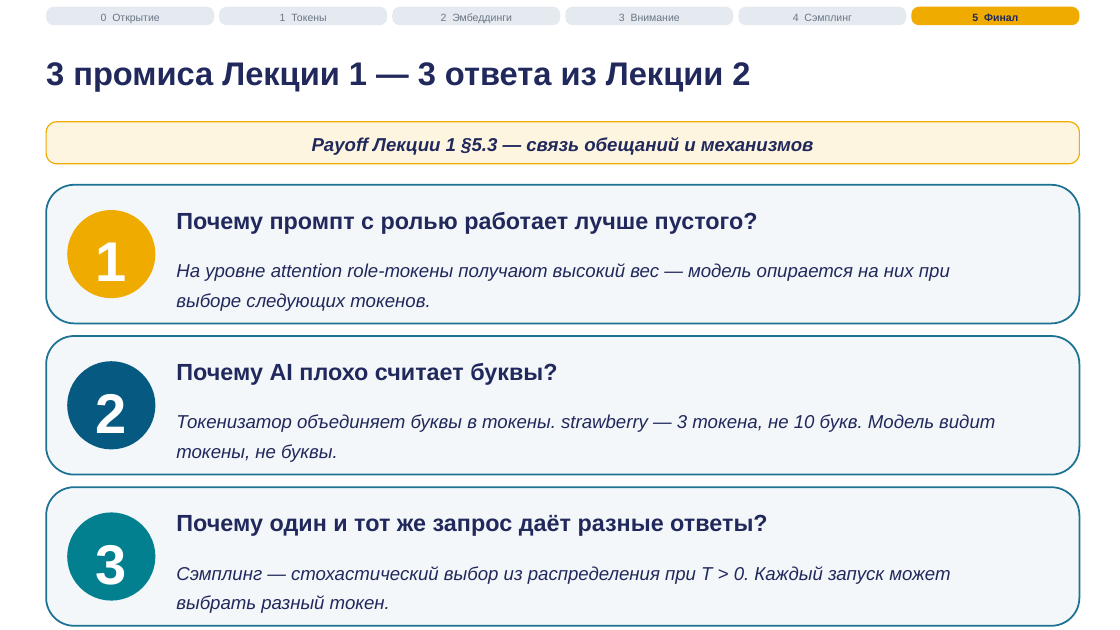
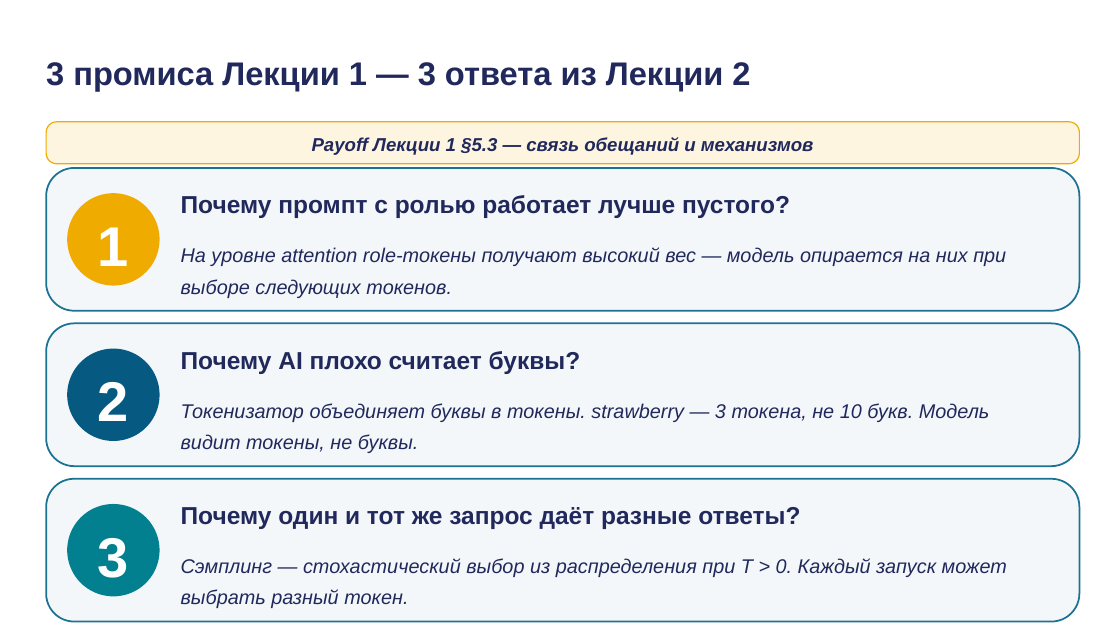
Before and after one commit to tellina-study/AI-usage-lessons, a slide deck: slide 28 of library/lectures/lec-02/rendered/lec-02.pptx (slide 24 before the commit). Drawn at 1120x630 pixels with LibreOffice and Linux fonts; fonts in the diff are those of the drawing. Boxes give left, top, right and bottom in pixels: in the first picture for what was removed or moved away, otherwise in the second. Text is boxed around its words. In the diff, an @@ line names an element or a change of style, - is before the commit and + after.

```diff
--- a/library/lectures/lec-02/rendered/lec-02.pptx
+++ b/library/lectures/lec-02/rendered/lec-02.pptx
@@ rounded rectangle removed at [46, 7, 214, 25] @@
@@ text removed at [101, 14, 159, 23] @@
-0 Открытие
@@ rounded rectangle removed at [219, 7, 387, 25] @@
@@ text removed at [280, 14, 326, 21] @@
-1 Токены
@@ rounded rectangle removed at [392, 7, 560, 25] @@
@@ text removed at [441, 13, 512, 23] @@
-2 Эмбеддинги
@@ rounded rectangle removed at [565, 7, 734, 25] @@
@@ text removed at [619, 14, 680, 21] @@
-3 Внимание
@@ rounded rectangle removed at [739, 7, 907, 25] @@
@@ text removed at [793, 14, 852, 21] @@
-4 Сэмплинг
@@ rounded rectangle removed at [912, 7, 1080, 25] @@
@@ text removed at [972, 13, 1018, 21] @@
-5 Финал
@@ proportions changed in 3 elements at [46, 479, 1080, 622], [46, 323, 1080, 466], [46, 168, 1080, 311] @@
@@ rounded rectangle: place and size @@
-rounded rectangle at [46, 185, 1080, 323]
+rounded rectangle at [46, 168, 1080, 311]
@@ text "1": place and size @@
-text "1" at [96, 242, 127, 281]
+text "1" at [98, 227, 129, 266]
@@ rounded rectangle: place and size @@
-rounded rectangle at [67, 210, 155, 298]
+rounded rectangle at [67, 193, 160, 286]
@@ size 20 to 21 pt in 3 elements at [181, 507, 800, 529], [181, 351, 581, 374], [181, 195, 790, 218] @@
@@ text "Почему промпт с ролью работает ...": place and size @@
-text "Почему промпт с ролью работает ..." at [176, 212, 758, 234]
+text "Почему промпт с ролью работает ..." at [181, 195, 790, 218]
@@ size 16 to 17 pt in 3 elements at [181, 558, 1007, 608], [181, 403, 990, 453], [181, 247, 1006, 298] @@
@@ text "На уровне attention role-токены получают ...": place and size @@
-text "На уровне attention role-токены получают ..." at [176, 263, 950, 311]
+text "На уровне attention role-токены получают ..." at [181, 247, 1006, 298]
@@ rounded rectangle: place and size @@
-rounded rectangle at [46, 336, 1080, 475]
+rounded rectangle at [46, 323, 1080, 466]
@@ text "2": place and size @@
-text "2" at [96, 394, 127, 433]
+text "2" at [98, 382, 129, 421]
@@ rounded rectangle: place and size @@
-rounded rectangle at [67, 361, 155, 450]
+rounded rectangle at [67, 349, 160, 441]
@@ text "Почему AI плохо считает буквы?": place and size @@
-text "Почему AI плохо считает буквы?" at [176, 363, 557, 385]
+text "Почему AI плохо считает буквы?" at [181, 351, 581, 374]
@@ text "Токенизатор объединяет буквы в токены. ...": place and size @@
-text "Токенизатор объединяет буквы в токены. ..." at [176, 414, 995, 462]
+text "Токенизатор объединяет буквы в токены. ..." at [181, 403, 990, 453]
@@ rounded rectangle: place and size @@
-rounded rectangle at [46, 487, 1080, 626]
+rounded rectangle at [46, 479, 1080, 622]
@@ text "3": place and size @@
-text "3" at [96, 545, 127, 585]
+text "3" at [98, 538, 129, 578]
@@ rounded rectangle: place and size @@
-rounded rectangle at [67, 513, 155, 601]
+rounded rectangle at [67, 504, 160, 597]
@@ text "Почему один и тот же ...": place and size @@
-text "Почему один и тот же ..." at [176, 514, 768, 536]
+text "Почему один и тот же ..." at [181, 507, 800, 529]
@@ text "Сэмплинг — стохастический выбор из ...": place and size @@
-text "Сэмплинг — стохастический выбор из ..." at [176, 566, 950, 613]
+text "Сэмплинг — стохастический выбор из ..." at [181, 558, 1007, 608]
```
Also in this commit, not shown: 25 other slides changed, 4 slides added, 8 other files.
